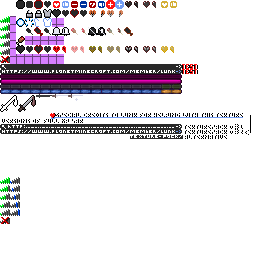
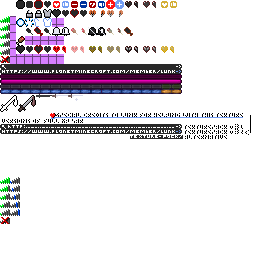
Layers edited between the first and the second 256×256 image:
painted on "icons.png" over box(182, 64, 198, 74)
